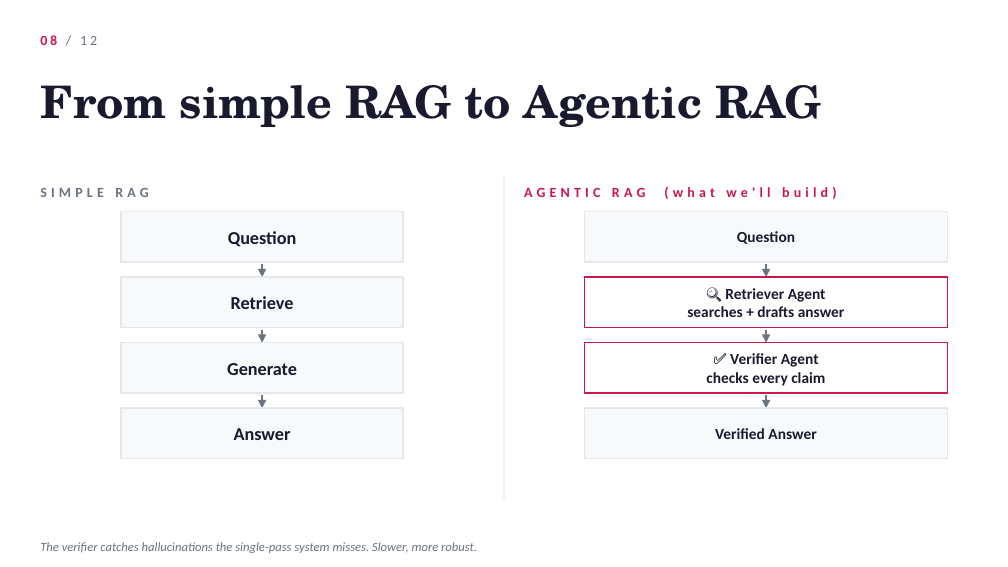
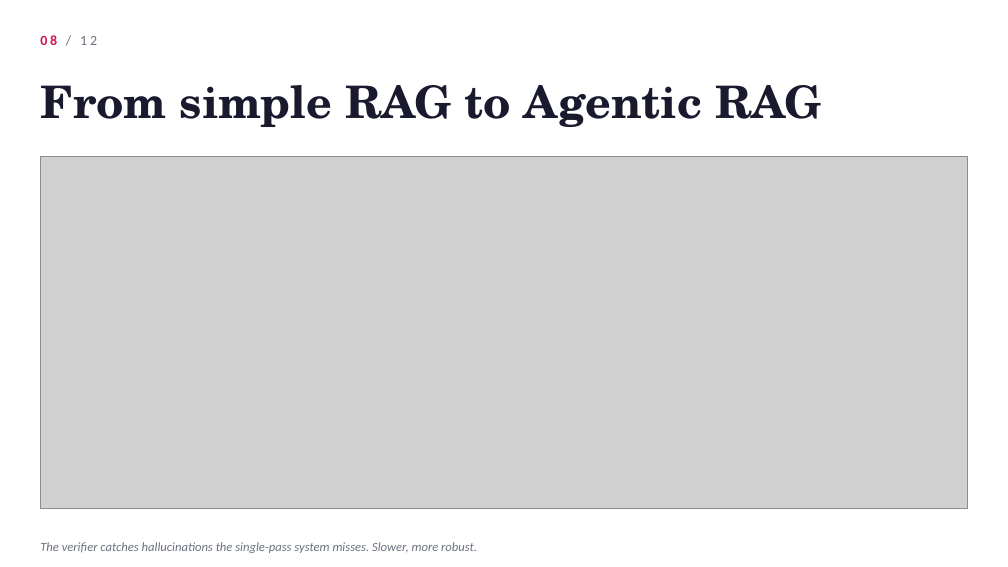
Before and after one commit to hakanotal/workshop-rag-chatbot, a slide deck: slide 8 of workshop_slides.pptx. Drawn at 1008x567 pixels with LibreOffice and Linux fonts; fonts in the diff are those of the drawing; grey boxes stand for pictures. Boxes give left, top, right and bottom in pixels: in the first picture for what was removed or moved away, otherwise in the second. Text is boxed around its words. In the diff, an @@ line names an element or a change of style, - is before the commit and + after.

```diff
--- a/workshop_slides.pptx
+++ b/workshop_slides.pptx
@@ picture added at <box>40,156,968,509</box> @@
@@ line removed from (504, 176) to (504, 499) @@
@@ text removed at <box>40,188,148,197</box> @@
-SIMPLE RAG
@@ text removed at <box>524,187,837,199</box> @@
-AGENTIC RAG (what we'll build)
@@ rectangle removed at <box>121,212,403,262</box> @@
@@ text removed at <box>228,231,296,247</box> @@
-Question
@@ rectangle removed at <box>585,212,948,262</box> @@
@@ text removed at <box>737,231,795,244</box> @@
-Question
@@ arrow removed from (262, 264) to (262, 277) @@
@@ arrow removed from (766, 264) to (766, 277) @@
@@ rectangle removed at <box>121,277,403,328</box> @@
@@ text removed at <box>231,296,294,309</box> @@
-Retrieve
@@ rectangle removed at <box>585,277,948,328</box> @@
@@ text removed at <box>687,288,845,317</box> @@
-🔍 Retriever Agent
-searches + drafts answer
@@ rectangle removed at <box>121,343,403,393</box> @@
@@ arrow removed from (262, 330) to (262, 343) @@
@@ rectangle removed at <box>585,343,948,393</box> @@
@@ text removed at <box>706,353,825,386</box> @@
-✅ Verifier Agent
-checks every claim
@@ arrow removed from (766, 330) to (766, 343) @@
@@ text removed at <box>227,363,297,375</box> @@
-Generate
@@ rectangle removed at <box>121,408,403,459</box> @@
@@ arrow removed from (262, 395) to (262, 408) @@
@@ rectangle removed at <box>585,408,948,459</box> @@
@@ arrow removed from (766, 395) to (766, 408) @@
@@ text removed at <box>234,428,291,440</box> @@
-Answer
@@ text removed at <box>715,428,816,439</box> @@
-Verified Answer
```
Also in this commit, not shown: 3 other slides changed, 12 other files.
